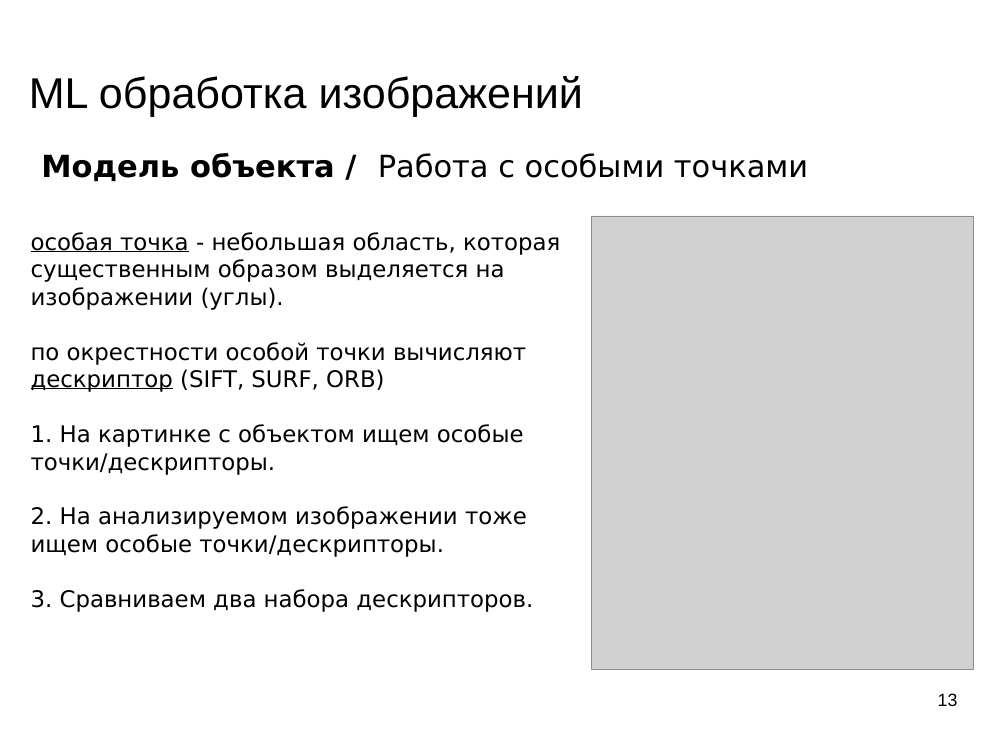
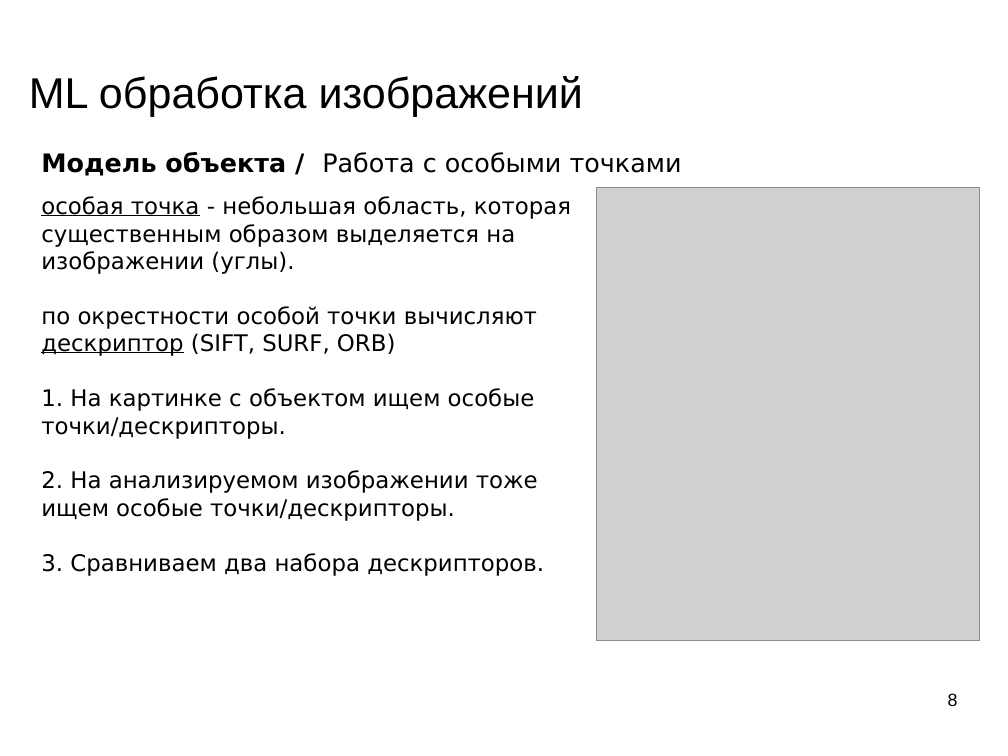
Before and after one commit to mechanoid5/ml_lectorium_legacy, a slide deck: slide 8 of 26-img-proc.odp (slide 13 before the commit). Drawn at 1008x756 pixels with LibreOffice and Linux fonts; fonts in the diff are those of the drawing; grey boxes stand for pictures; background and template pictures are left out. Boxes give left, top, right and bottom in pixels: in the first picture for what was removed or moved away, otherwise in the second. Text is boxed around its words. In the diff, an @@ line names an element or a change of style, - is before the commit and + after.

```diff
--- a/26-img-proc.odp
+++ b/26-img-proc.odp
@@ text "Модель объекта / Работа с ..." at bbox=[41, 152, 682, 176]: size 24 to 20 pt @@
@@ text "особая точка - небольшая область, ...": place and size @@
-text "особая точка - небольшая область, ..." at bbox=[31, 232, 560, 612]
+text "особая точка - небольшая область, ..." at bbox=[41, 196, 571, 576]
@@ picture: place and size @@
-picture at bbox=[591, 216, 974, 670]
+picture at bbox=[596, 188, 980, 641]
@@ page number at bbox=[948, 693, 958, 706]: text changed @@
-13
+8
```
Also in this commit, not shown: 3 other slides changed, 7 slides removed, 9 other files.
